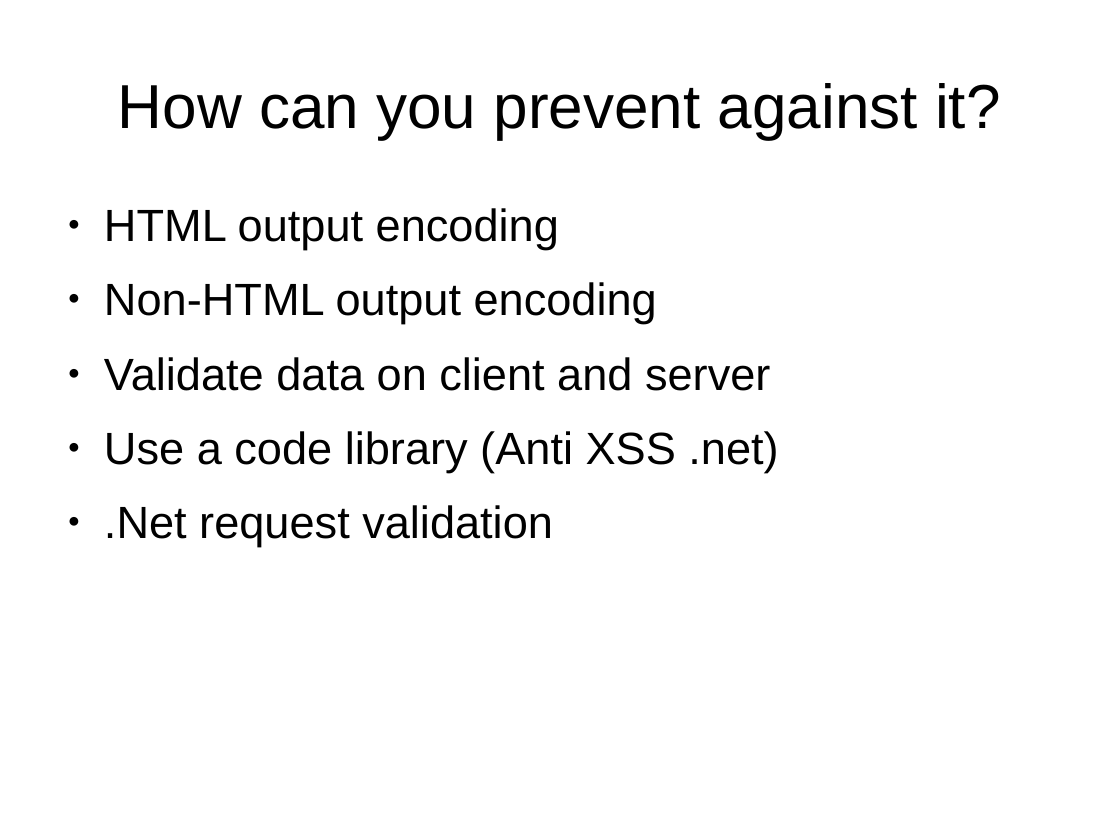
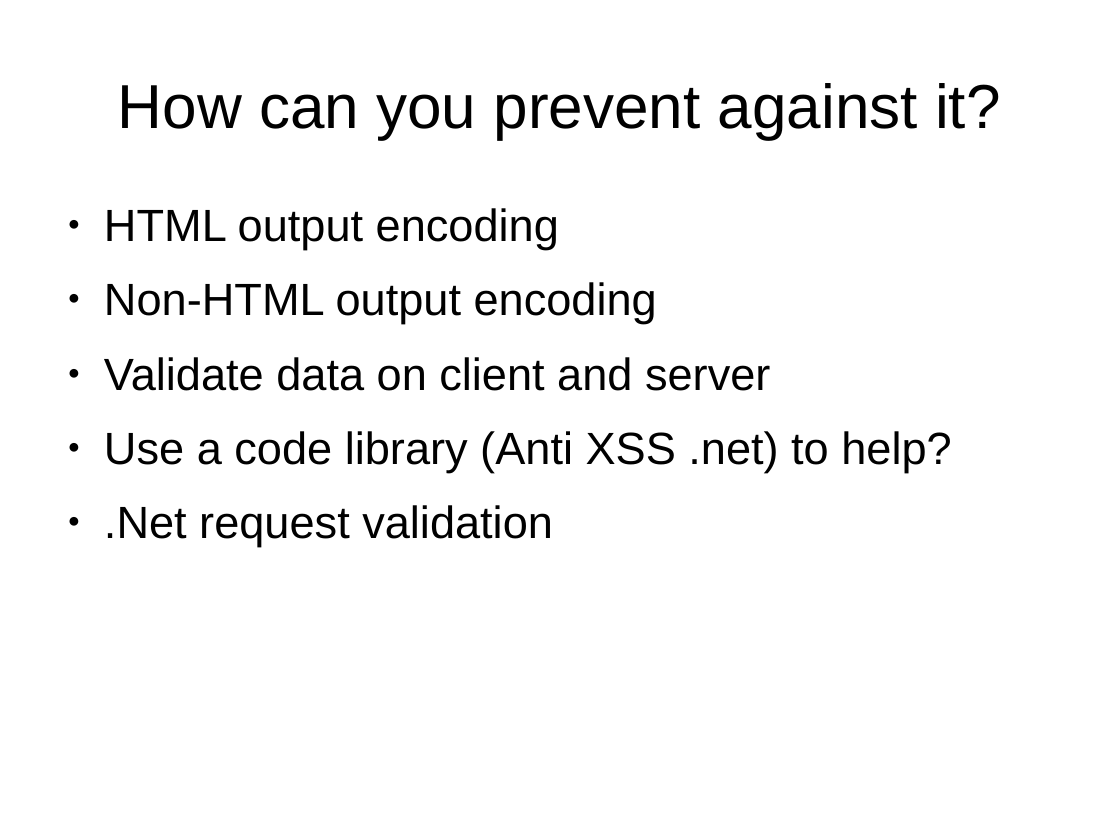
Before and after one commit to getsometoast/CrossSiteScripting, a slide deck: slide 6 of XSS.odp. Drawn at 1120x840 pixels with LibreOffice and Linux fonts; fonts in the diff are those of the drawing. Boxes give left, top, right and bottom in pixels: in the first picture for what was removed or moved away, otherwise in the second. Text is boxed around its words. In the diff, an @@ line names an element or a change of style, - is before the commit and + after.

```diff
--- a/XSS.odp
+++ b/XSS.odp
@@ text at [104, 431, 951, 472]: text changed @@
-● Use a code library (Anti XSS .net)
+● Use a code library (Anti XSS .net) to help?
```
Also in this commit, not shown: 2 other slides changed, 1 other file.
